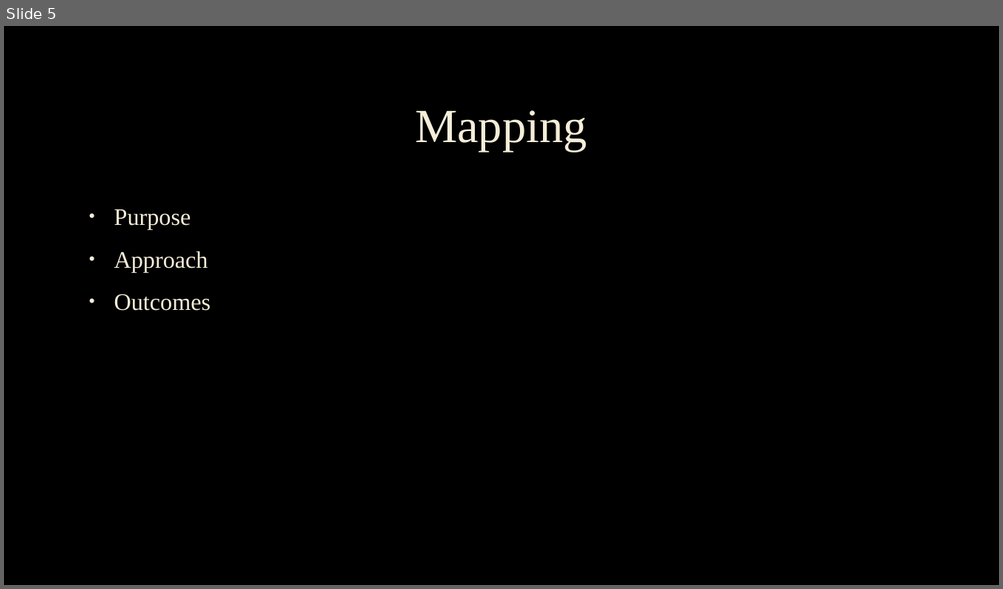
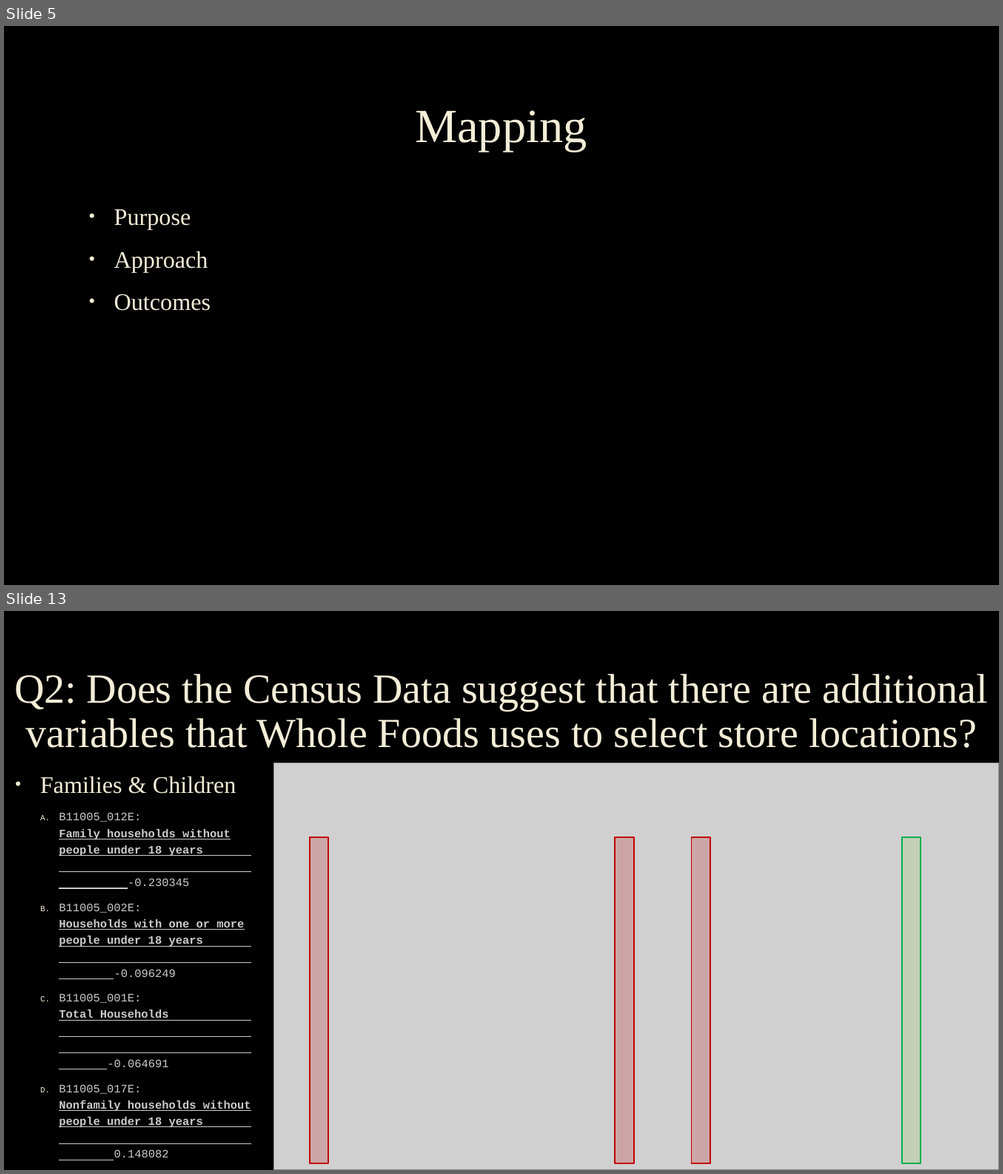
Before and after one commit to ronaldsheaks/OSU-AI-Bootcamp-Group-Project-1-Group-4, a slide deck: Presentation/Whole Foods Site Selection.pptx. Shown one above the other, each under a label of ours: slide 5 before the commit, slides 5 and 13 after it; the slides between them are not shown. The pictures are 1003x589 and 1003x1174 pixels, drawn with LibreOffice and Linux fonts; fonts in the diff are those of the drawing; grey boxes stand for pictures; background and template pictures are left out. Boxes give left, top, right and bottom in pixels: in the first picture for what was removed or moved away, otherwise in the second. Text is boxed around its words. In the diff, an @@ line names an element or a change of style, - is before the commit and + after.

```diff
--- a/Presentation/Whole Foods Site Selection.pptx
+++ b/Presentation/Whole Foods Site Selection.pptx
@@ slide 13 added at [4, 611, 999, 1170], background picture (left out) @@
@@ title added at [14, 674, 987, 748], 40 pt, text #F4EDD8 @@
+Q2: Does the Census Data suggest that there are additional variables that Whole Foods uses to select store locations?
@@ picture added at [273, 763, 999, 1170] @@
@@ text added at [40, 776, 251, 1158], 11 pt, text #CCCCCC, bold, underline @@
+• Families & Children
+  A. B11005_012E:
+     Family households without people under 18 years -0.230345
+  B. B11005_002E:
+     Households with one or more people under 18 years -0.096249
+  C. B11005_001E:
+     Total Households -0.064691
+  D. B11005_017E:
+     Nonfamily households without people under 18 years 0.148082
@@ rectangle added at [310, 837, 329, 1164], fill #C00000 at 20% opacity, outline #C00000 1.25 pt @@
@@ rectangle added at [615, 837, 634, 1164], fill #C00000 at 20% opacity, outline #C00000 1.25 pt @@
@@ rectangle added at [691, 837, 710, 1164], fill #C00000 at 20% opacity, outline #C00000 1.25 pt @@
@@ rectangle added at [902, 837, 920, 1164], fill #92D050 at 20% opacity, outline #00B050 1.25 pt @@
```
Also in this commit, not shown: 5 slides changed, 5 other slides added, 2 slides removed, 4 other files.
